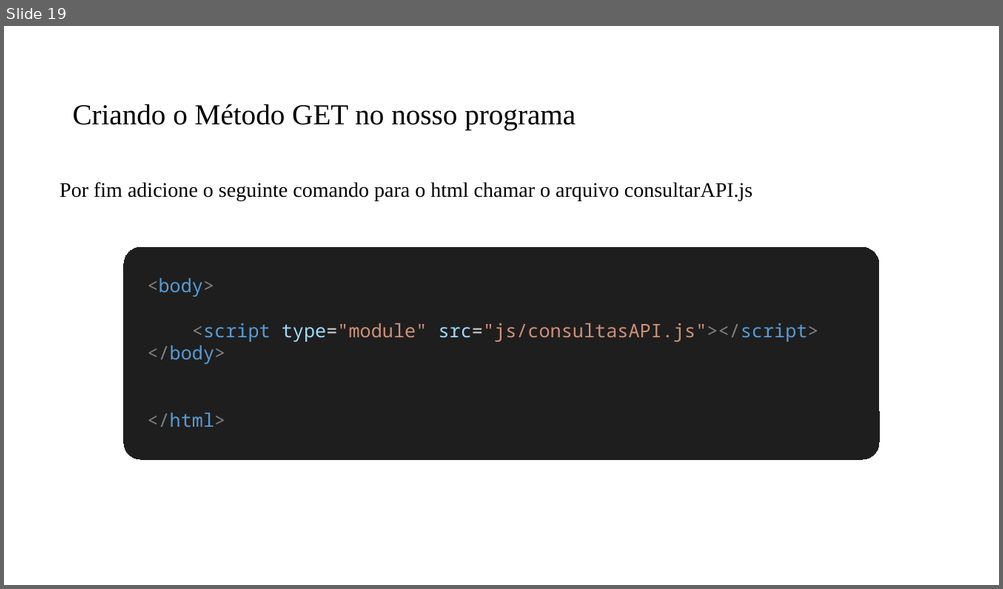
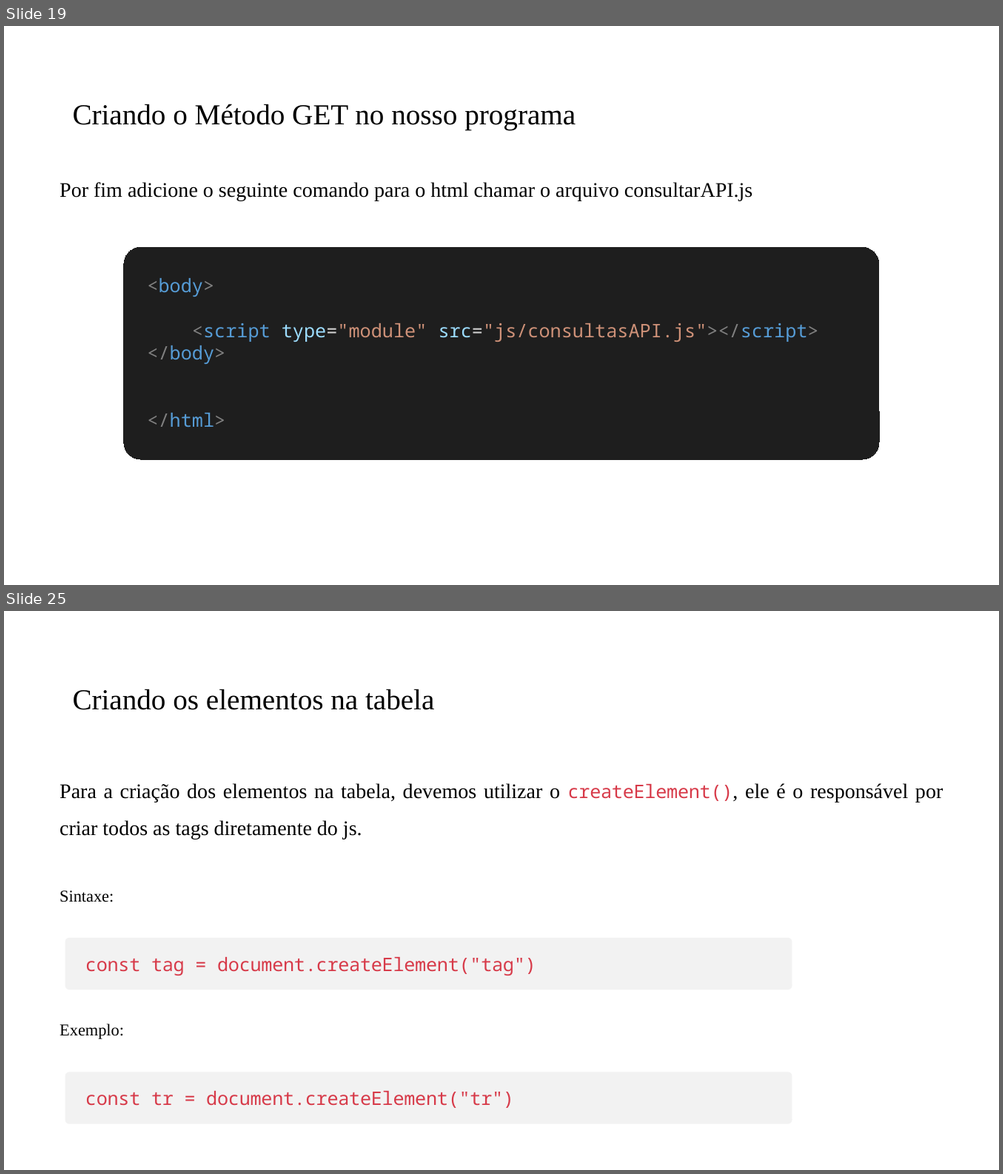
Before and after one commit to PedroMiho/UMC, a slide deck: SI/Programação para Internet/Módulo 2 - JavaScript/Aula03 - Implementado o CRUD/Implementando CRUD.pptx. Shown one above the other, each under a label of ours: slide 19 before the commit, slides 19 and 25 after it; the slides between them are not shown. The pictures are 1003x589 and 1003x1174 pixels, drawn with LibreOffice and Linux fonts; fonts in the diff are those of the drawing; background and template pictures are left out. Boxes give left, top, right and bottom in pixels: in the first picture for what was removed or moved away, otherwise in the second. Text is boxed around its words. In the diff, an @@ line names an element or a change of style, - is before the commit and + after.

```diff
--- a/SI/Programação para Internet/Módulo 2 - JavaScript/Aula03 - Implementado o CRUD/Implementando CRUD.pptx
+++ b/SI/Programação para Internet/Módulo 2 - JavaScript/Aula03 - Implementado o CRUD/Implementando CRUD.pptx
@@ slide 25 added at [4, 611, 999, 1170], background #FFFFFF @@
@@ title added at [73, 689, 434, 710], 28 pt, text #000000 @@
+Criando os elementos na tabela
@@ text added at [60, 783, 942, 840], 20 pt, text #000000 @@
+Para a criação dos elementos na tabela, devemos utilizar o createElement(), ele é o responsável por criar todos as tags diretamente do js.
@@ text added at [60, 891, 114, 903], 16 pt, text #000000 @@
+Sintaxe:
@@ rounded rectangle added at [65, 938, 792, 990], fill #F2F2F2 @@
@@ text added at [85, 957, 536, 976], 18 pt, text #D73A49 @@
+const tag = document.createElement("tag")
@@ text added at [60, 1024, 124, 1039], 16 pt, text #000000 @@
+Exemplo:
@@ rounded rectangle added at [65, 1072, 792, 1125], fill #F2F2F2 @@
@@ text added at [85, 1091, 514, 1108], 18 pt, text #D73A49 @@
+const tr = document.createElement("tr")
```
Also in this commit, not shown: 7 other slides added, 9 slides removed, 4 other files.
